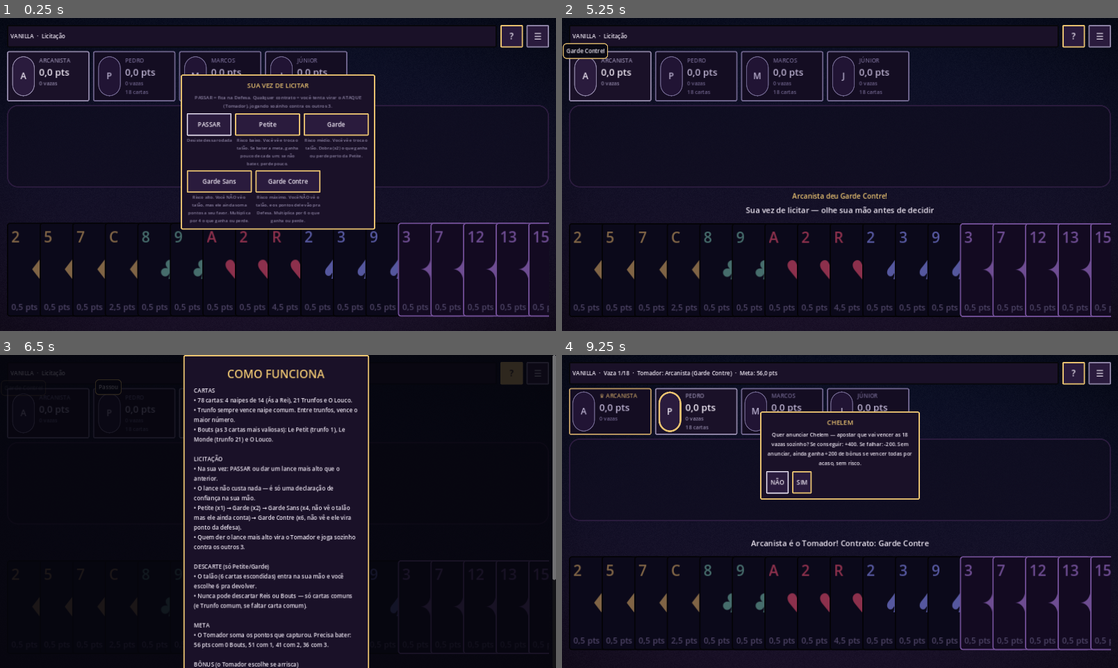
Above: before the commit, frames 1-4 (two rows, left to right).
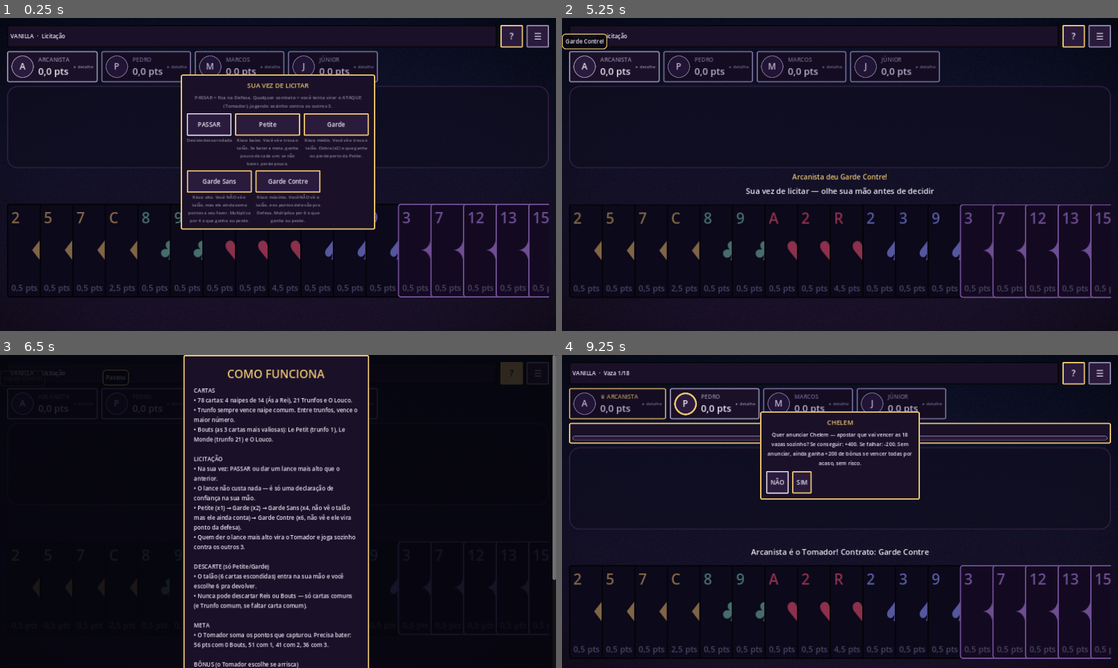
Above: after the commit, the same moments.

Repository: bluumcc/tarolo
Game: Godot game, scene res://scenes/GameScene.tscn
Same seed, same stepped clock (60 frames per second), same inputs: the game is played once before the commit and once after it. This scene is started directly instead of the project's main scene.
Inputs (mouse positions are in pixels of both pictures, inside the frame that each line leads up to):
- Up to frame 1 (0.25 s): no input
- Up to frame 2 (5.25 s): click "☰" at 0.5 s; click "?" at 1.25 s; click "PASSAR" at 2 s; click "Petite" at 2.75 s; click "Garde" at 3.5 s; click "Garde Sans" at 4.25 s; click "Garde Contre" at 5 s
- Up to frame 3 (6.5 s): click "?" at 5.75 s
- Up to frame 4 (9.25 s): click "☰" at 6.5 s; click "?" at 7.25 s; click "☰" at 8 s; tap Enter at 8.75 s; drag from (600, 605) to (895, 442) at 8.77 s

The runs differ from the first frame. In frame 1, 7.5% of the frame differs, in the area x 1-99%, y 10-96%; in frame 2, 10%, in the area x 0-99%, y 4-96%; in frame 3, less than 0.1%; in frame 4, 10%.

Commit message:
Redesenha o HUD dos jogadores (toque pra detalhe) e adiciona a barra de meta do Tomador
Planejamento pedido: os cards de jogador mostravam tudo sempre (nome,
pontos, vazas/pontos da rodada, cartas na mão) do mesmo jeito pros 4
jogadores, competindo por atenção o tempo todo. Agora cada card mostra só
o essencial (avatar, nome, pontos) e o detalhe (vazas, cartas na mão do
bot, pontos da rodada) fica atrás de um toque — "▸ detalhe" no canto.

O Vanilla ganhou a informação que mais importava e não aparecia em lugar
nenhum durante o jogo: uma barra de progresso do Tomador rumo à meta
("Fulano (Garde) — 42,0 / 56,0 pts pra bater a meta"), atualizada a cada
vaza, visível assim que a licitação termina.

O modificador do Caos também virou tocável: por padrão só mostra o nome
("✦ Nome — toque p/ detalhe"), já que a explicação completa aparece no
banner de início de rodada; toque de novo mostra a descrição inteira.

Bug real encontrado no caminho: um `Button` do Godot não se redimensiona
ao redor de filhos arbitrários do jeito que um `PanelContainer` faz — os
primeiros cards viraram Button pra virarem clicáveis e isso fez o botão
reportar um tamanho mínimo bem menor que o conteúdo real, sobrepondo linhas
inteiras de HUD (e quebrando o texto do modificador letra por letra, numa
coluna de 1px). Voltei pra PanelContainer (que já sabia se dimensionar
certo) e adicionei a detecção de toque via `gui_input` em vez de trocar de
tipo de nó.

Co-Authored-By: Claude Sonnet 5 <noreply@anthropic.com>
Claude-Session: https://claude.ai/code/session_011qPhSZ6VtyM6UvSSPJpf4k

Diff:
--- a/scripts/ui/chaos_scene.gd
+++ b/scripts/ui/chaos_scene.gd
@@ -31,6 +31,7 @@
 var trick_label: Label
 var info_label: Label
 var modifier_label: Label
+var modifier_expanded := false
 var wager_label: Label
 var popup_layer: Control
 var overlay_layer: Control
@@ -121,11 +122,20 @@
 	hud.add_theme_constant_override("v_separation", 8)
 	root.add_child(hud)
 	for p in range(engine.num_players):
-		var badge := UIKit.panel(UIKit.PURPLE_DEEP, UIKit.MUTED, 12)
+		# O card em si é um botão — toque pra abrir/fechar o detalhe (pontos da rodada,
+		# cartas na mão, item ativo). Por padrão só mostra o essencial: quem é, quanto tem.
+		var badge := UIKit.panel(UIKit.PURPLE_DEEP, UIKit.MUTED, 10)
+		badge.mouse_filter = Control.MOUSE_FILTER_STOP
 		badge.custom_minimum_size = Vector2(190, 0)
+		var outer := VBoxContainer.new()
+		outer.mouse_filter = Control.MOUSE_FILTER_IGNORE
+		outer.add_theme_constant_override("separation", 4)
+		badge.add_child(outer)
+
 		var row := HBoxContainer.new()
+		row.mouse_filter = Control.MOUSE_FILTER_IGNORE
 		row.add_theme_constant_override("separation", 10)
-		badge.add_child(row)
+		outer.add_child(row)
 		var avatar := PanelContainer.new()
 		avatar.custom_minimum_size = Vector2(52, 52)
 		avatar.pivot_offset = Vector2(26, 26)
@@ -138,6 +148,7 @@
 		row.add_child(avatar)
 		seat_avatars.append(avatar)
 		var v := VBoxContainer.new()
+		v.mouse_filter = Control.MOUSE_FILTER_IGNORE
 		v.add_theme_constant_override("separation", 1)
 		v.size_flags_horizontal = Control.SIZE_EXPAND_FILL
 		row.add_child(v)
@@ -145,12 +156,27 @@
 		v.add_child(title_label)
 		var total := UIKit.label("0,0 pts", 22, UIKit.INK)
 		v.add_child(total)
+		var chevron := UIKit.label("▸ detalhe", 10, UIKit.MUTED)
+		row.add_child(chevron)
+
+		var detail := VBoxContainer.new()
+		detail.mouse_filter = Control.MOUSE_FILTER_IGNORE
+		detail.visible = false
+		detail.add_theme_constant_override("separation", 1)
+		outer.add_child(detail)
 		var rp := UIKit.label("+0,0 na rodada", 12, UIKit.MUTED)
-		v.add_child(rp)
+		detail.add_child(rp)
 		var cards_label: Label
 		if p > 0:
 			cards_label = UIKit.label("", 12, UIKit.MUTED)
-			v.add_child(cards_label)
+			detail.add_child(cards_label)
+
+		badge.gui_input.connect(func(event: InputEvent):
+			if event is InputEventMouseButton and event.pressed and event.button_index == MOUSE_BUTTON_LEFT:
+				Sfx.play("tick")
+				detail.visible = not detail.visible
+				chevron.text = "▾ detalhe" if detail.visible else "▸ detalhe")
+
 		hud.add_child(badge)
 		hud_badges.append(badge)
 		hud_titles.append(title_label)
@@ -158,10 +184,20 @@
 		hud_round_pts.append(rp)
 		hud_cards.append(cards_label)
 
+	# Barra do modificador — compacta por padrão (nome só); a explicação completa já
+	# apareceu no banner de início de rodada, então aqui só repete em texto curto, com
+	# toque pra reabrir o texto inteiro se precisar consultar de novo.
 	var mod_box := UIKit.panel(UIKit.PURPLE_DEEP, UIKit.OK, 10)
+	mod_box.mouse_filter = Control.MOUSE_FILTER_STOP
 	modifier_label = UIKit.label("", 14, UIKit.OK, HORIZONTAL_ALIGNMENT_CENTER)
 	modifier_label.autowrap_mode = TextServer.AUTOWRAP_WORD_SMART
 	mod_box.add_child(modifier_label)
+	mod_box.gui_input.connect(func(event: InputEvent):
+		if not (event is InputEventMouseButton and event.pressed and event.button_index == MOUSE_BUTTON_LEFT):
+			return
+		Sfx.play("tick")
+		modifier_expanded = not modifier_expanded
+		_refresh_hud())
 	root.add_child(mod_box)
 
 	var wager_box := UIKit.panel(UIKit.PURPLE_DEEP, UIKit.GOLD, 8)
@@ -313,7 +349,7 @@
 		var rp: float = engine.round_points[p] if p < engine.round_points.size() else 0.0
 		(hud_round_pts[p] as Label).text = "+%s na rodada" % UIKit.fmt_dec(rp, 1)
 		var turn := p == turn_player
-		(hud_badges[p] as PanelContainer).modulate = Color(1, 1, 1, 1) if turn else Color(0.78, 0.76, 0.85, 1)
+		(hud_badges[p] as Control).modulate = Color(1, 1, 1, 1) if turn else Color(0.78, 0.76, 0.85, 1)
 		var lead_accent := UIKit.GOLD if p == engine.folego_player else UIKit.MUTED
 		var item_icon: String = ChaosItems.ICONS.get(engine.player_items[p], "") if p < engine.player_items.size() else ""
 		var prefix := ("🔥 " if p == engine.folego_player else "") + (item_icon + " " if item_icon != "" else "")
@@ -322,7 +358,8 @@
 		if p > 0:
 			(hud_cards[p] as Label).text = "%d cartas" % (engine.hands[p] as Array).size()
 	info_label.text = "CAOS  ·  Rodada %d/%d  ·  Vaza %d/%d" % [engine.round_index + 1, ChaosEngine.ROUNDS, mini(engine.trick_number + 1, ChaosEngine.HAND_SIZE), ChaosEngine.HAND_SIZE]
-	modifier_label.text = "✦ %s — %s" % [ChaosModifiers.label(engine.modifier, engine.weak_suit), ChaosModifiers.DESCRIPTIONS[engine.modifier]]
+	var mod_name := "✦ %s" % ChaosModifiers.label(engine.modifier, engine.weak_suit)
+	modifier_label.text = "%s — %s" % [mod_name, ChaosModifiers.DESCRIPTIONS[engine.modifier]] if modifier_expanded else "%s  (toque p/ detalhe)" % mod_name
 	var profile := SaveManager.section("profile")
 	wager_label.text = "🪙 Suas fichas: %d   ·   Pote da mesa: %d (buy-in %d)" % [int(profile["fichas"]), int(engine.pot), int(engine.buy_in)]
 	_update_turn_highlight(turn_player)
--- a/scripts/ui/game_scene.gd
+++ b/scripts/ui/game_scene.gd
@@ -24,6 +24,9 @@
 var hud_points: Array = []       # Label — pontos capturados até agora (provisório)
 var hud_tricks: Array = []       # Label — vazas vencidas / colocação
 var hud_cards: Array = []        # Label — contagem de cartas na mão (só bots)
+var progress_box: Control        # barra de meta do Tomador — só visível depois da licitação
+var taker_progress: ProgressBar
+var taker_progress_label: Label
 var seat_avatars: Array = []     # PanelContainer circular por assento (destaca de quem é a vez), dentro do card do HUD
 var turn_pulse_token := 0        # invalida pulsos de destaque antigos quando a vez muda
 var table_center: Panel
@@ -117,11 +120,20 @@
 	hud.add_theme_constant_override("v_separation", 8)
 	root.add_child(hud)
 	for p in range(engine.num_players):
-		var badge := UIKit.panel(UIKit.PURPLE_DEEP, UIKit.MUTED, 12)
+		# O card em si é um botão — toque pra abrir/fechar o detalhe (vazas, cartas na
+		# mão). Por padrão só mostra o essencial: quem é, quanto tem capturado.
+		var badge := UIKit.panel(UIKit.PURPLE_DEEP, UIKit.MUTED, 10)
+		badge.mouse_filter = Control.MOUSE_FILTER_STOP
 		badge.custom_minimum_size = Vector2(190, 0)
+		var outer := VBoxContainer.new()
+		outer.mouse_filter = Control.MOUSE_FILTER_IGNORE
+		outer.add_theme_constant_override("separation", 4)
+		badge.add_child(outer)
+
 		var row := HBoxContainer.new()
+		row.mouse_filter = Control.MOUSE_FILTER_IGNORE
 		row.add_theme_constant_override("separation", 10)
-		badge.add_child(row)
+		outer.add_child(row)
 		var avatar := PanelContainer.new()
 		avatar.custom_minimum_size = Vector2(52, 52)
 		avatar.pivot_offset = Vector2(26, 26)
@@ -134,6 +146,7 @@
 		row.add_child(avatar)
 		seat_avatars.append(avatar)
 		var v := VBoxContainer.new()
+		v.mouse_filter = Control.MOUSE_FILTER_IGNORE
 		v.add_theme_constant_override("separation", 1)
 		v.size_flags_horizontal = Control.SIZE_EXPAND_FILL
 		row.add_child(v)
@@ -141,18 +154,50 @@
 		v.add_child(title_label)
 		var pts := UIKit.label("0,0 pts", 22, UIKit.INK)
 		v.add_child(pts)
+		var chevron := UIKit.label("▸ detalhe", 10, UIKit.MUTED)
+		row.add_child(chevron)
+
+		var detail := VBoxContainer.new()
+		detail.mouse_filter = Control.MOUSE_FILTER_IGNORE
+		detail.visible = false
+		detail.add_theme_constant_override("separation", 1)
+		outer.add_child(detail)
 		var tr := UIKit.label("0 vazas", 12, UIKit.MUTED)
-		v.add_child(tr)
+		detail.add_child(tr)
 		var cards_label: Label
 		if p > 0:
 			cards_label = UIKit.label("", 12, UIKit.MUTED)
-			v.add_child(cards_label)
+			detail.add_child(cards_label)
+
+		badge.gui_input.connect(func(event: InputEvent):
+			if event is InputEventMouseButton and event.pressed and event.button_index == MOUSE_BUTTON_LEFT:
+				Sfx.play("tick")
+				detail.visible = not detail.visible
+				chevron.text = "▾ detalhe" if detail.visible else "▸ detalhe")
+
 		hud.add_child(badge)
 		hud_badges.append(badge)
 		hud_titles.append(title_label)
 		hud_points.append(pts)
 		hud_tricks.append(tr)
 		hud_cards.append(cards_label)
+
+	# Barra de meta do Tomador — o objetivo real da rodada, sempre visível assim que a
+	# licitação termina, em vez de só aparecer escondido no texto do resultado final.
+	progress_box = UIKit.panel(UIKit.PURPLE_DEEP, UIKit.GOLD, 8)
+	progress_box.visible = false
+	var pv := VBoxContainer.new()
+	pv.add_theme_constant_override("separation", 3)
+	progress_box.add_child(pv)
+	taker_progress_label = UIKit.label("", 12, UIKit.GOLD, HORIZONTAL_ALIGNMENT_CENTER)
+	pv.add_child(taker_progress_label)
+	taker_progress = ProgressBar.new()
+	taker_progress.custom_minimum_size = Vector2(0, 10)
+	taker_progress.show_percentage = false
+	taker_progress.add_theme_stylebox_override("background", UIKit.box(UIKit.PURPLE, UIKit.MUTED, 1, 5, 0))
+	taker_progress.add_theme_stylebox_override("fill", UIKit.box(UIKit.GOLD, UIKit.GOLD, 0, 5, 0))
+	pv.add_child(taker_progress)
+	root.add_child(progress_box)
 
 	if tutorial:
 		var tut_box := UIKit.panel(UIKit.PURPLE_DEEP, UIKit.OK, 10)
@@ -305,26 +350,37 @@
 		(hud_points[p] as Label).text = "%s pts" % UIKit.fmt_dec(engine.points_of(p), 1)
 		(hud_tricks[p] as Label).text = "%d vazas" % trick_wins[p]
 		var turn := p == turn_player
-		(hud_badges[p] as PanelContainer).modulate = Color(1, 1, 1, 1) if turn else Color(0.78, 0.76, 0.85, 1)
+		(hud_badges[p] as Control).modulate = Color(1, 1, 1, 1) if turn else Color(0.78, 0.76, 0.85, 1)
 		if p > 0:
 			(hud_cards[p] as Label).text = "%d cartas" % (engine.hands[p] as Array).size()
 	_update_turn_highlight(turn_player)
 	var mode_name: String = GameState.MODE_NAMES[GameState.mode]
 	var extra := ""
-	if engine.taker != -1:
-		var bouts_now := 0
-		for c in engine.captured[engine.taker]:
-			if (c as CardData).is_bout():
-				bouts_now += 1
-		var target := Scoring.target_for_bouts(bouts_now)
-		extra = "  ·  Tomador: %s (%s)  ·  Meta: %s pts" % [config["names"][engine.taker], Scoring.CONTRACT_NAMES[engine.contract], UIKit.fmt_dec(target, 1)]
 	if GameState.mode == GameState.Mode.RANKED:
 		var t := Ranked.tier_info(int(GameState.ranked()["points"]), int(GameState.ranked()["mmr"]))
-		extra += "  ·  %s" % t["label"]
+		extra = "  ·  %s" % t["label"]
 	if engine.taker == -1:
 		info_label.text = "%s  ·  Licitação" % mode_name.to_upper()
+		progress_box.visible = false
 	else:
 		info_label.text = "%s  ·  Vaza %d/%d%s" % [mode_name.to_upper(), mini(engine.trick_number + 1, engine.total_tricks), engine.total_tricks, extra]
+		_refresh_taker_progress()
+
+
+## Barra de meta do Tomador: o objetivo real da rodada, atualizada a cada vaza — em
+## vez de só revelar se bateu ou não na tela de resultado, no fim de tudo.
+func _refresh_taker_progress() -> void:
+	var bouts_now := 0
+	for c in engine.captured[engine.taker]:
+		if (c as CardData).is_bout():
+			bouts_now += 1
+	var target := Scoring.target_for_bouts(bouts_now)
+	var current := engine.points_of(engine.taker)
+	progress_box.visible = true
+	taker_progress.max_value = target
+	taker_progress.value = minf(current, target)
+	var who := "Você" if engine.taker == 0 else str(config["names"][engine.taker])
+	taker_progress_label.text = "%s (%s) — %s / %s pts pra bater a meta" % [who, Scoring.CONTRACT_NAMES[engine.contract], UIKit.fmt_dec(current, 1), UIKit.fmt_dec(target, 1)]
 
 
 ## Destaca com borda dourada + pulso o avatar de quem tem a vez agora (bots só — o
@@ -378,7 +434,8 @@
 func _update_taker_badge() -> void:
 	for p in range(engine.num_players):
 		var accent := UIKit.GOLD if p == engine.taker else UIKit.MUTED
-		(hud_badges[p] as PanelContainer).add_theme_stylebox_override("panel", UIKit.box(UIKit.PURPLE_DEEP, accent, 3, 4, 8))
+		var badge: PanelContainer = hud_badges[p]
+		badge.add_theme_stylebox_override("panel", UIKit.box(UIKit.PURPLE_DEEP, accent, 3, 4, 10))
 		var title: Label = hud_titles[p]
 		var base_name := str(config["names"][p]).to_upper()
 		title.text = "♛ " + base_name if p == engine.taker else base_name
--- a/scripts/ui/ui_kit.gd
+++ b/scripts/ui/ui_kit.gd
@@ -78,6 +78,21 @@
 static func panel(bg: Color = PURPLE_DEEP, border: Color = BLACK, pad: int = 16) -> PanelContainer:
 	var p := PanelContainer.new()
 	p.add_theme_stylebox_override("panel", box(bg, border, 3, 4, pad))
+	return p
+
+
+## Painel que reage a toque (ex.: card de jogador que expande detalhe) sem trocar de
+## nó — PanelContainer se auto-dimensiona certinho ao redor do conteúdo (Button não faz
+## isso com filhos arbitrários, então nunca use Button só pra "ser clicável").
+## Conecte o retorno de `on_tap` pra tratar o toque (recebe o próprio painel).
+static func tap_panel(bg: Color = PURPLE_DEEP, border: Color = MUTED, pad: int = 10, on_tap: Callable = Callable()) -> PanelContainer:
+	var p := panel(bg, border, pad)
+	p.mouse_filter = Control.MOUSE_FILTER_STOP
+	if on_tap.is_valid():
+		p.gui_input.connect(func(event: InputEvent):
+			if event is InputEventMouseButton and event.pressed and event.button_index == MOUSE_BUTTON_LEFT:
+				sfx("tick")
+				on_tap.call())
 	return p
 
 
